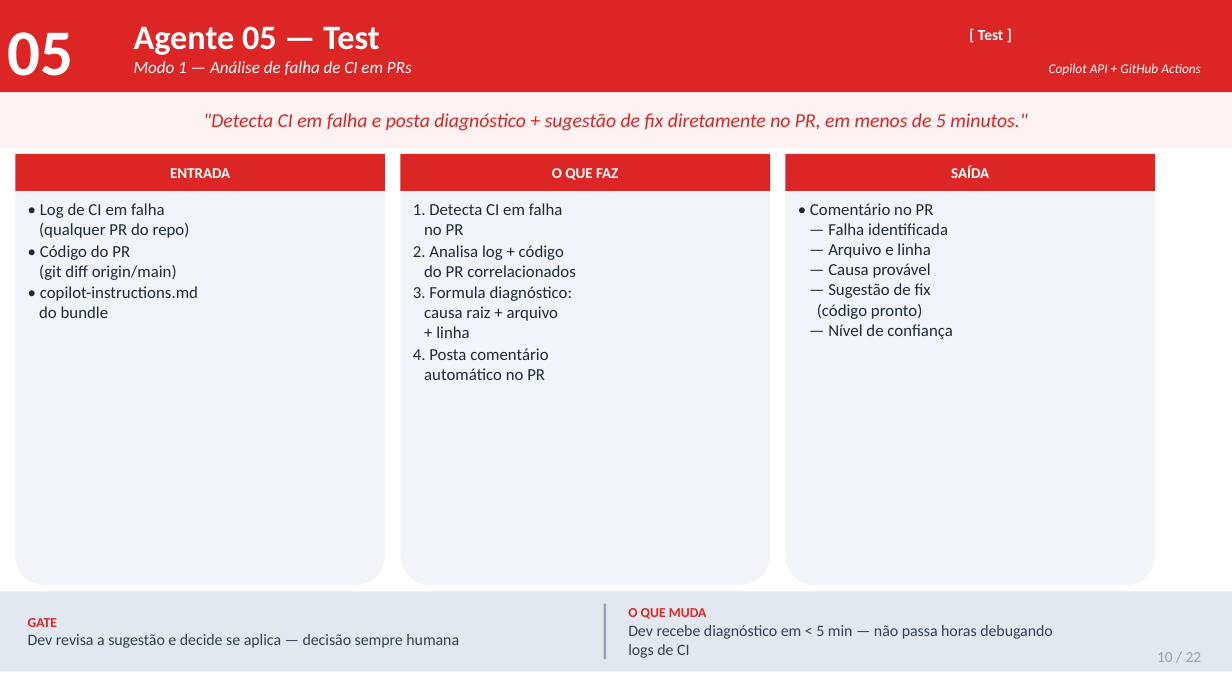
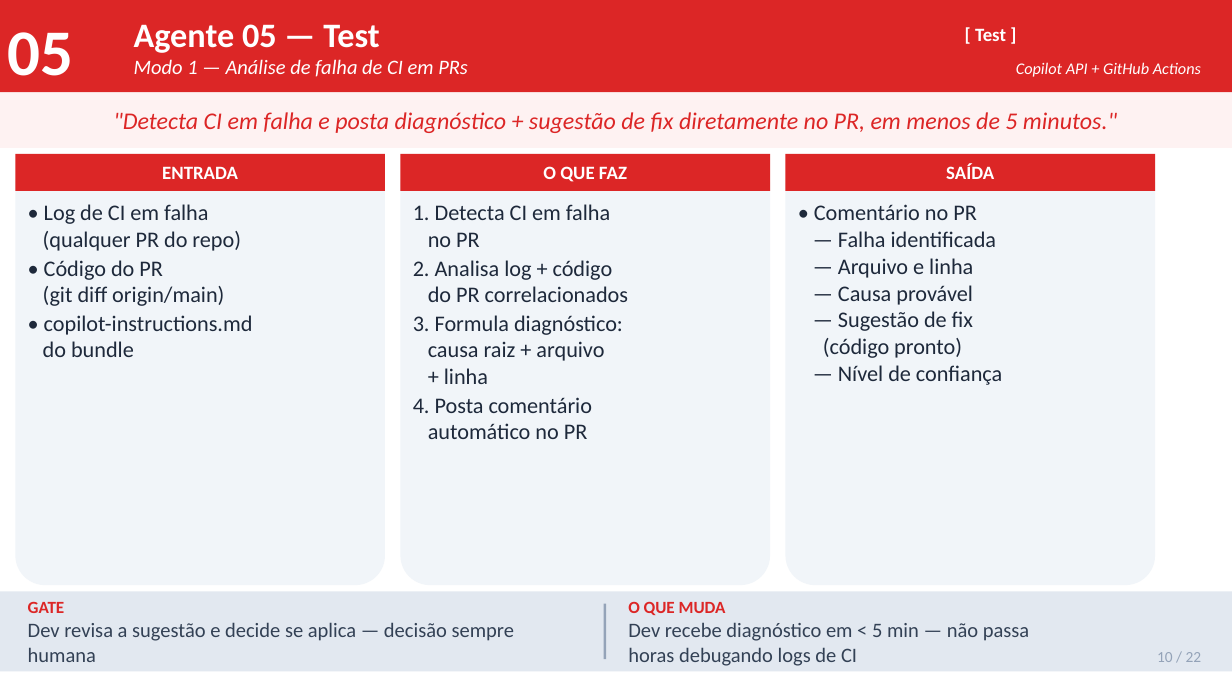
Before and after one commit to jpsslink/sdlc-agentico, a slide deck: slide 10 of esteira-agentica-pitch.pptx. Drawn at 1232x693 pixels with LibreOffice and Linux fonts; fonts in the diff are those of the drawing. Boxes give left, top, right and bottom in pixels: in the first picture for what was removed or moved away, otherwise in the second. Text is boxed around its words. In the diff, an @@ line names an element or a change of style, - is before the commit and + after.

```diff
--- a/esteira-agentica-pitch.pptx
+++ b/esteira-agentica-pitch.pptx
@@ text "[ Test ]" at (975, 28, 1006, 41): size 9 to 11 pt @@
@@ text at (134, 59, 468, 77): size 10 to 12 pt in "Modo 1 — Análise de falha de ..." @@
@@ text "Copilot API + GitHub Actions" at (1016, 62, 1201, 77): size 7.8 to 9.5 pt @@
@@ text ""Detecta CI em falha e ..." at (113, 112, 1117, 133): size 11.5 to 14 pt @@
@@ size 8.8 to 11 pt in 3 elements at (162, 166, 238, 179), (543, 166, 627, 182), (946, 164, 994, 179) @@
@@ size 9.8 to 13 pt in 3 elements at (43, 204, 253, 357), (413, 204, 628, 439), (814, 204, 1002, 385) @@
@@ text "GATE" at (28, 602, 514, 662): size 8 to 10 pt in "GATE"; size 9.3 to 12 pt @@
@@ text "O QUE MUDA" at (628, 602, 1029, 666): size 8 to 10 pt in "O QUE MUDA"; size 9.3 to 12 pt in "Dev recebe diagnóstico em < 5 min ..." @@
```
Also in this commit, not shown: 7 other slides changed.
